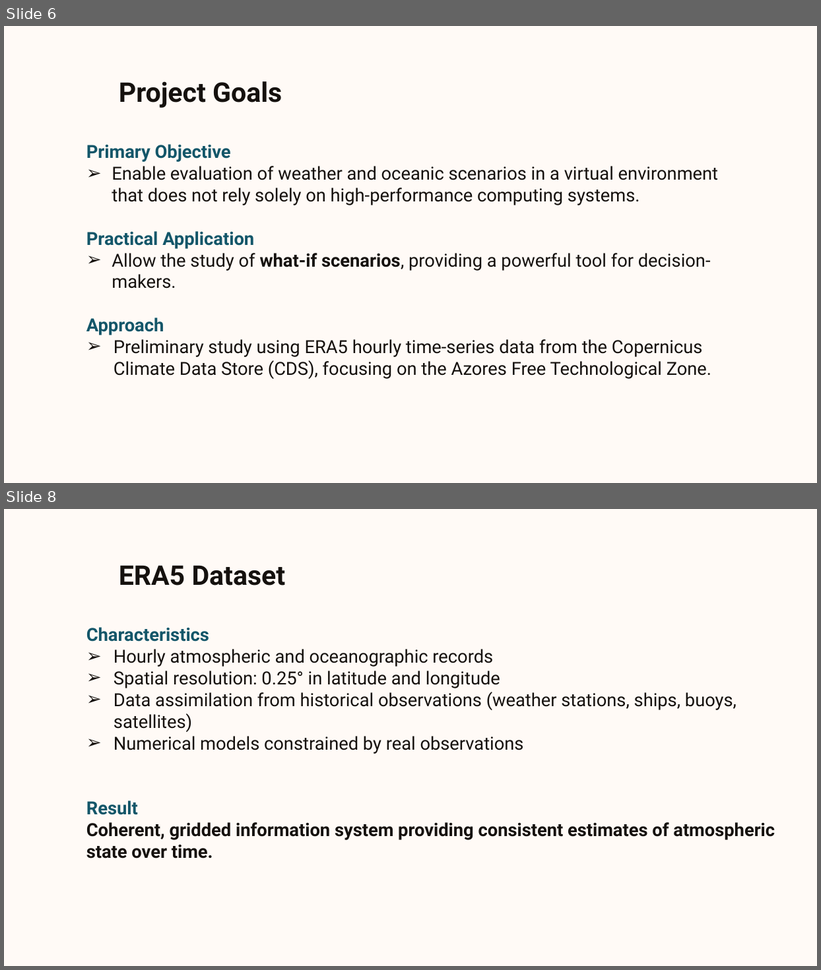
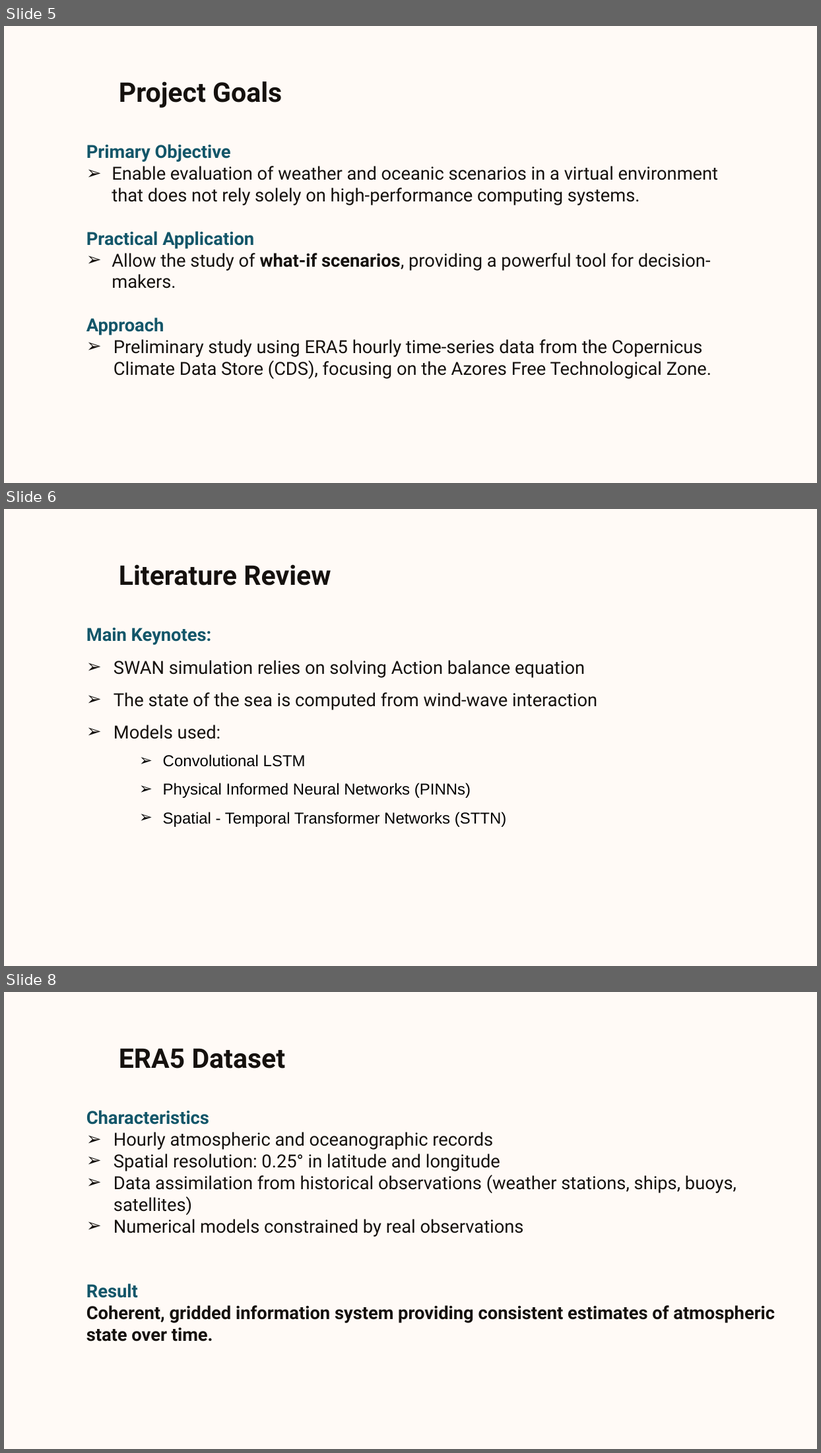
Before and after one commit to BernardoMChagas/Projeto, a slide deck: Wave Properties Forecasting.pptx. Shown one above the other, each under a label of ours: slides 6 and 8 before the commit, slides 5, 6 and 8 after it; the slides between them are not shown. The pictures are 821x970 and 821x1453 pixels, drawn with LibreOffice and Linux fonts; fonts in the diff are those of the drawing; background and template pictures are left out. Boxes give left, top, right and bottom in pixels: in the first picture for what was removed or moved away, otherwise in the second. Text is boxed around its words. In the diff, an @@ line names an element or a change of style, - is before the commit and + after.

```diff
--- a/Wave Properties Forecasting.pptx
+++ b/Wave Properties Forecasting.pptx
@@ slide 6 added at <box>4,509,817,966</box>, background picture (left out) @@
@@ title added at <box>119,564,331,586</box>, 24 pt, text #15110E, bold @@
+Literature Review
@@ subtitle added at <box>86,628,597,739</box>, 16 pt, text #15110E @@
+Main Keynotes:
+➢ SWAN simulation relies on solving Action balance equation
+➢ The state of the sea is computed from wind-wave interaction
+➢ Models used:
@@ text added at <box>163,755,507,827</box>, 14 pt, text #000000 @@
+➢ Convolutional LSTM
+➢ Physical Informed Neural Networks (PINNs)
+➢ Spatial - Temporal Transformer Networks (STTN)
@@ what was slide 6 is now slide 5 @@
```
Also in this commit, not shown: 19 slides changed, 2 other slides added, 5 slides removed, 7 other files.
